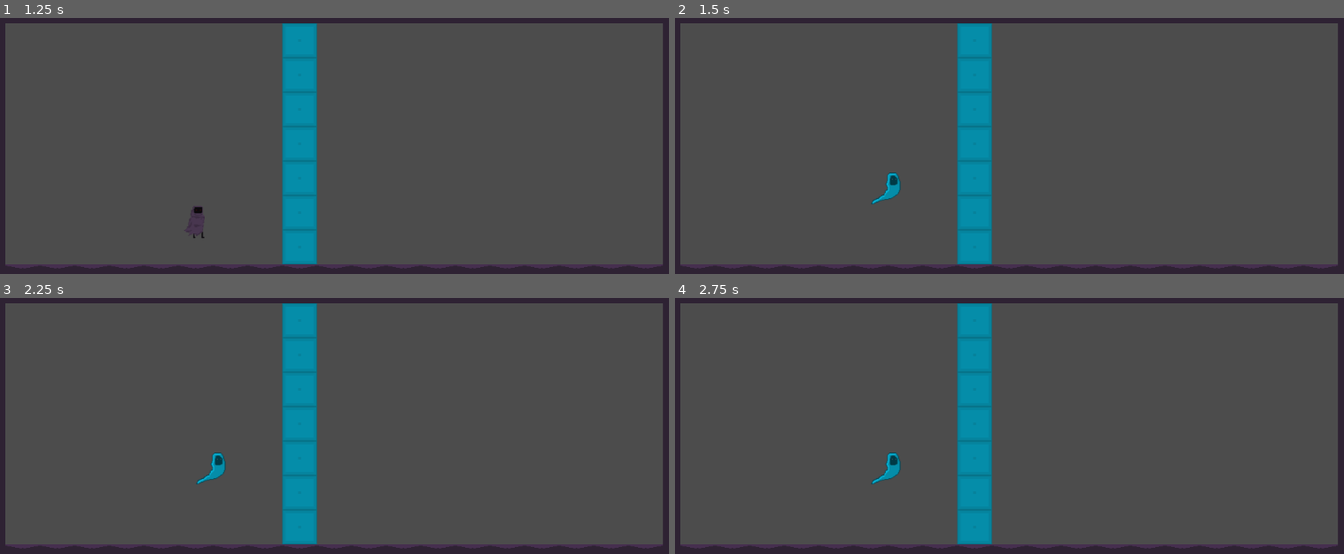
Above: before the commit, frames 1-4 (two rows, left to right).
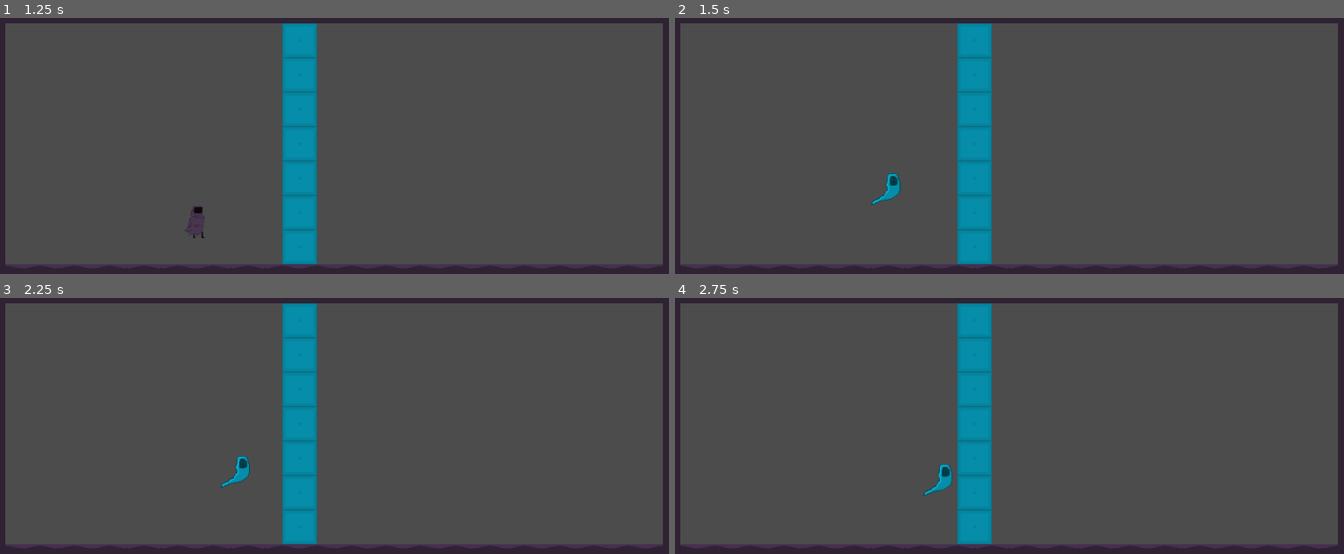
Above: after the commit, the same moments.

Repository: f-prime/SpooktoberGameJam
Game: Godot game, scene res://Level_1.tscn
The game is run twice, just before and just after one commit, with the same random seed, the same clock (stepped at 60 frames per second) and the same inputs.
Inputs:
- Up to frame 1 (1.25 s): hold D from 0.53 s (still down); tap W (jump) at 0.77 s
- Up to frame 2 (1.5 s): release D at 1.28 s; hold S from 1.28 s (still down)
- Up to frame 3 (2.25 s): tap W (jump) at 1.52 s; tap Enter at 2 s; release S at 2.03 s; hold D from 2.03 s (still down)
- Up to frame 4 (2.75 s): keep holding D

Frame 1 is identical in both runs. In frame 2, less than 0.1% of the frame differs, in the area x 29-34%, y 60-74%; in frame 3, 0.5%; in frame 4, 0.5%, in the area x 29-42%, y 60-78%.

Commit message:
Added ghost movement code

Diff:
--- a/Ghost.gd
+++ b/Ghost.gd
@@ -1,19 +1,39 @@
 extends KinematicBody2D
 
 signal show_player
-# Declare member variables here. Examples:
-# var a = 2
-# var b = "text"
 
+export var max_velocity = 200
+export var acceleration = 25
+export var friction = 5
 
-# Called when the node enters the scene tree for the first time.
+var velocity = Vector2()
+
 func _ready():
   hide()
 
+func process_input(delta):
+  if Input.is_key_pressed(KEY_W):
+    velocity.y = lerp(velocity.y, -max_velocity, acceleration * delta)
+  elif Input.is_key_pressed(KEY_S):
+    velocity.y = lerp(velocity.y, max_velocity, acceleration * delta)
+  else:
+    velocity.y = lerp(velocity.y, 0, friction * delta)
 
-# Called every frame. 'delta' is the elapsed time since the previous frame.
-#func _process(delta):
-#  pass
+  if Input.is_key_pressed(KEY_D):
+    $AnimatedSprite.flip_h = false
+    velocity.x = lerp(velocity.x, max_velocity, acceleration * delta)
+  elif Input.is_key_pressed(KEY_A):
+    $AnimatedSprite.flip_h = true
+    velocity.x = lerp(velocity.x, -max_velocity, acceleration * delta)
+  else:
+    velocity.x = lerp(velocity.x, 0, friction * delta)
+
+  move_and_slide(velocity)
+
+func _process(delta):
+  if not is_visible():
+    return
+  process_input(delta)
 
 func _on_Player_show_ghost(player_pos):
   position = Vector2(player_pos.x, player_pos.y - 50)
